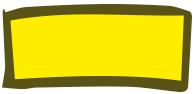
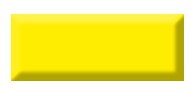
The second 194px x 94px image is a revision of the first. Changes to its layers:
added layer "Rectangle 1" above "Layer 2" over [11, 14, 184, 81]
hid "Layer 2" over [2, 4, 192, 92]
hid "Vector Smart Object" over [2, 4, 192, 92]
hid "Layer 1" over [10, 12, 188, 82]
